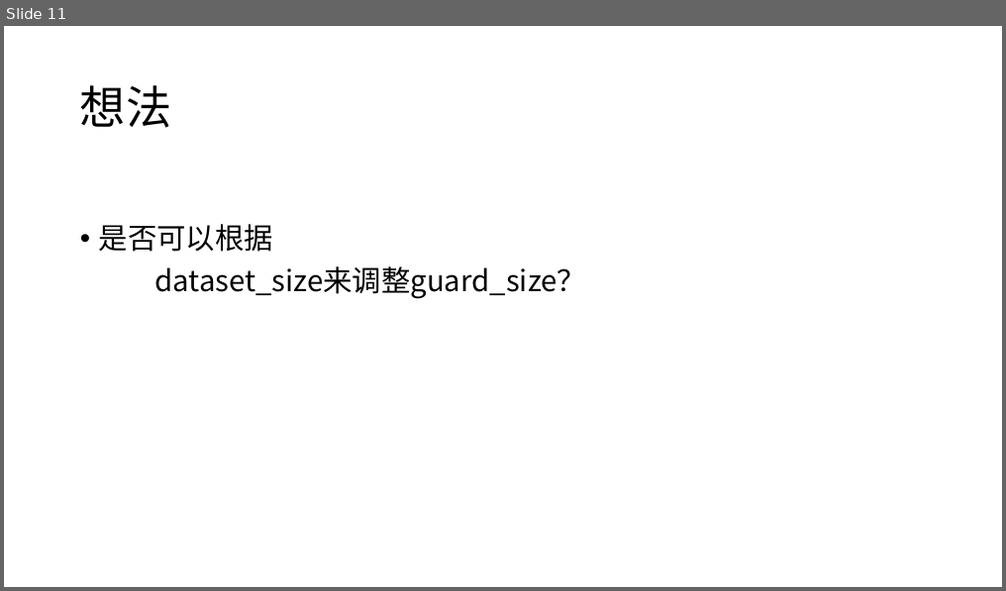
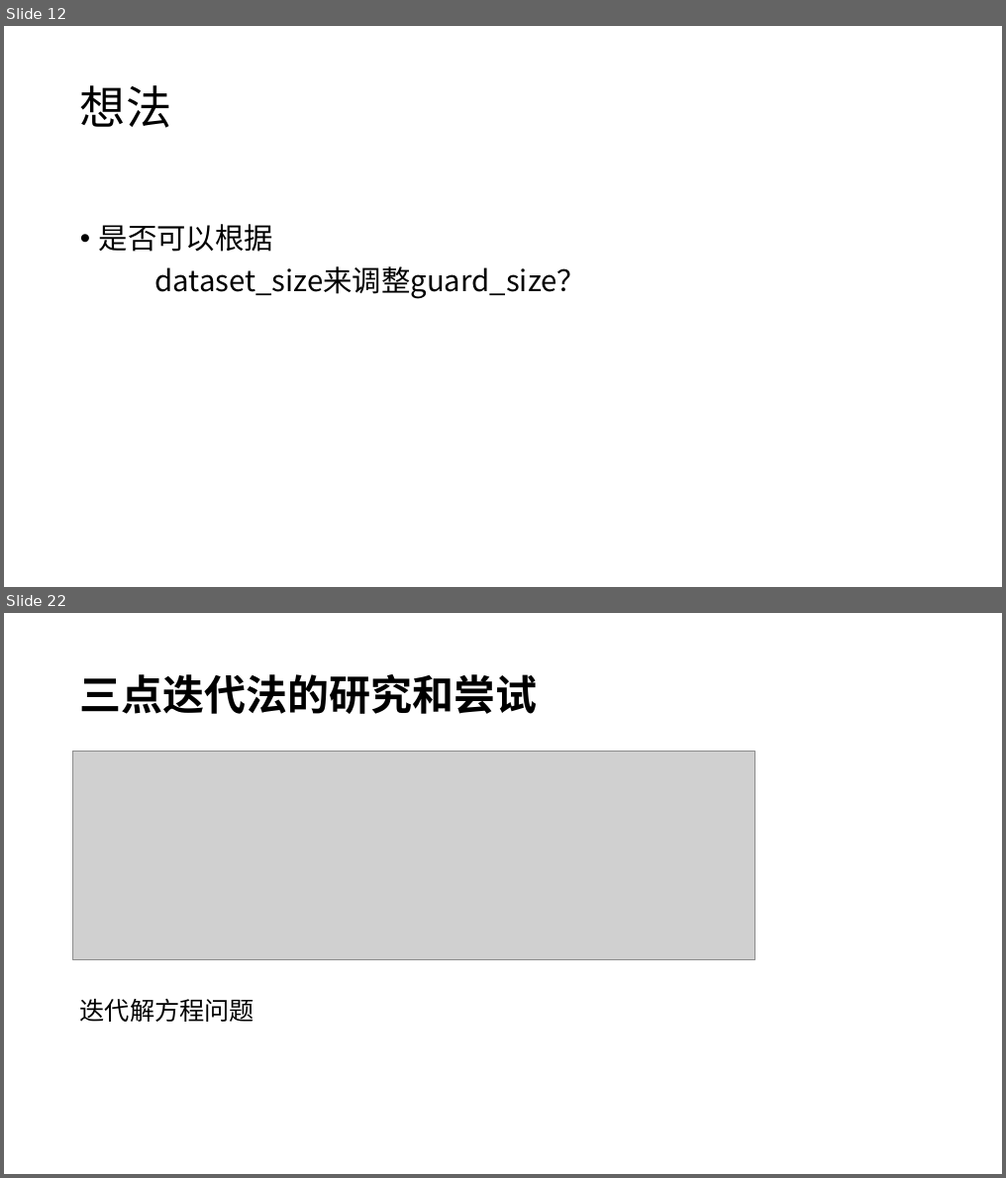
Before and after one commit to wlllssd/Efficiently-Searching-In-Memory-Sorted-Arrays-master, a slide deck: database_pre.pptx. Shown one above the other, each under a label of ours: slide 11 before the commit, slides 12 and 22 after it; the slides between them are not shown. The pictures are 1006x591 and 1006x1178 pixels, drawn with LibreOffice and Linux fonts; fonts in the diff are those of the drawing; grey boxes stand for pictures. Boxes give left, top, right and bottom in pixels: in the first picture for what was removed or moved away, otherwise in the second. Text is boxed around its words. In the diff, an @@ line names an element or a change of style, - is before the commit and + after.

```diff
--- a/database_pre.pptx
+++ b/database_pre.pptx
@@ slide 22 added at (4,613,1002,1174), background #FFFFFF @@
@@ title added at (80,674,538,714), 40 pt, text #000000, bold @@
+三点迭代法的研究和尝试
@@ picture added at (73,752,755,960) @@
@@ text added at (80,998,254,1022), 24 pt, text #000000 @@
+迭代解方程问题
@@ what was slide 11 is now slide 12 @@
```
Also in this commit, not shown: 1 slide changed, 20 other slides added, 1 slide removed, 15 other files.
